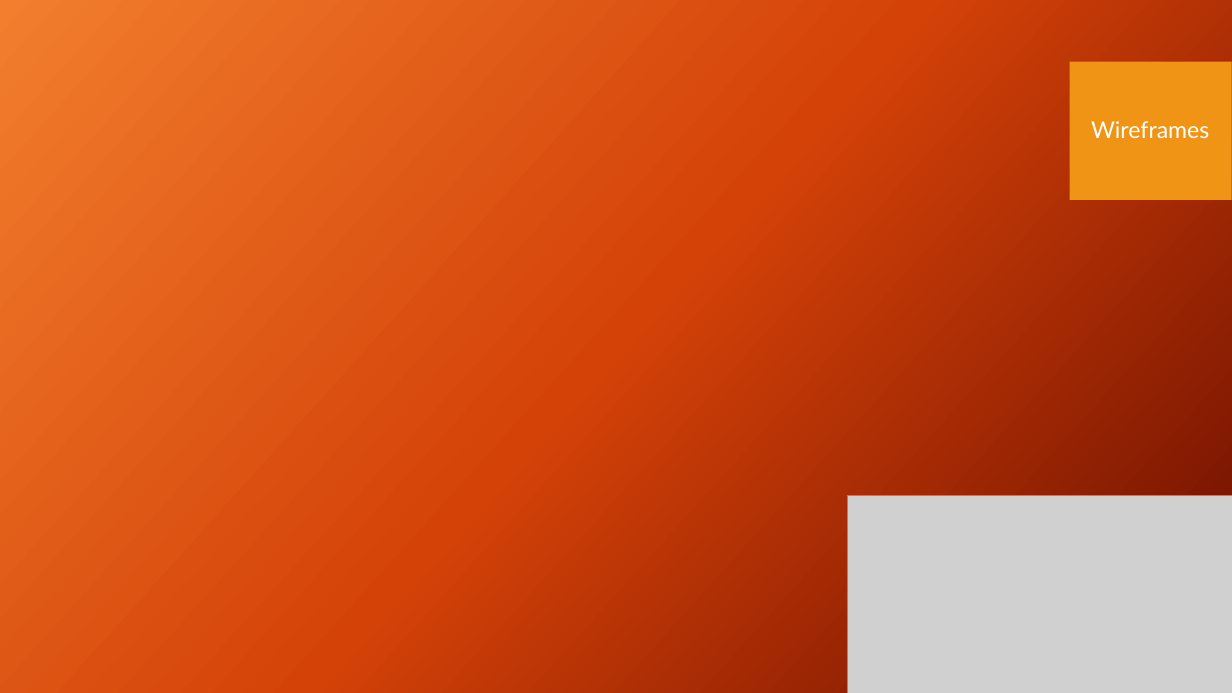
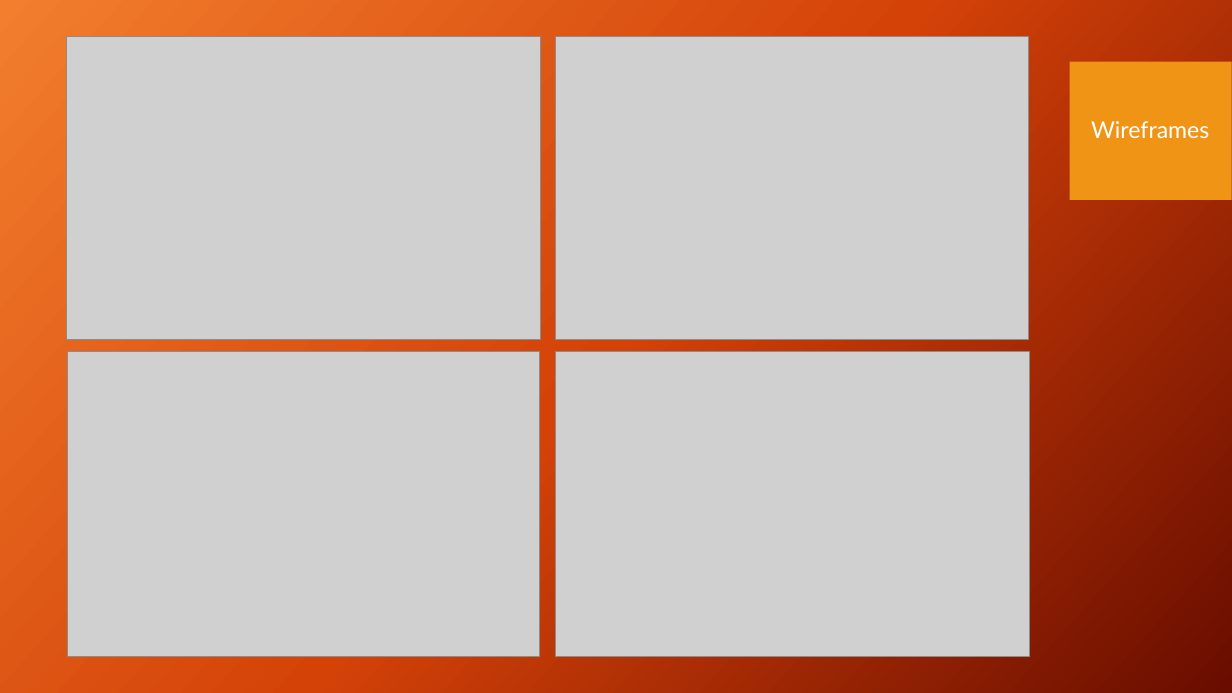
Before and after one commit to Peetfire/Animal_magic, a slide deck: slide 7 of Presentation/Vet Managment.pptx. Drawn at 1232x693 pixels with LibreOffice and Linux fonts; fonts in the diff are those of the drawing; grey boxes stand for pictures; background and template pictures are left out. Boxes give left, top, right and bottom in pixels: in the first picture for what was removed or moved away, otherwise in the second. Text is boxed around its words. In the diff, an @@ line names an element or a change of style, - is before the commit and + after.

```diff
--- a/Presentation/Vet Managment.pptx
+++ b/Presentation/Vet Managment.pptx
@@ picture: place and size @@
-picture at box(848, 496, 1232, 693)
+picture at box(67, 37, 541, 340)
@@ picture added at box(556, 37, 1029, 340) @@
@@ picture added at box(67, 352, 539, 656) @@
@@ picture added at box(556, 352, 1031, 656) @@
```
Also in this commit, not shown: 8 other files.
